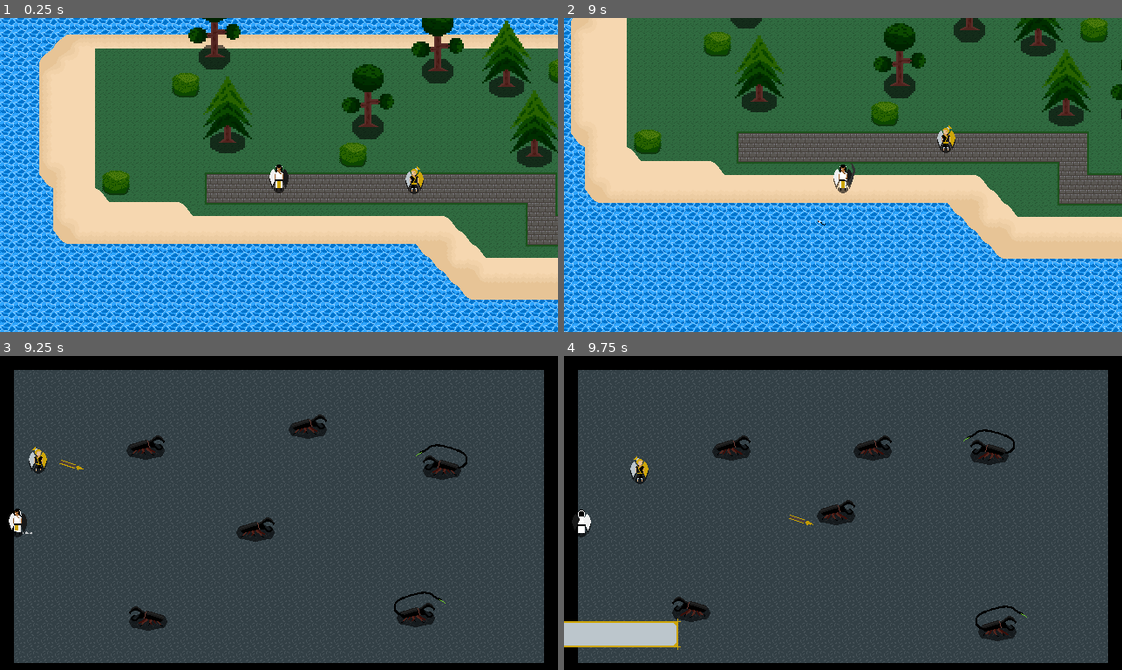
Above: before the commit, frames 1-4 (two rows, left to right).
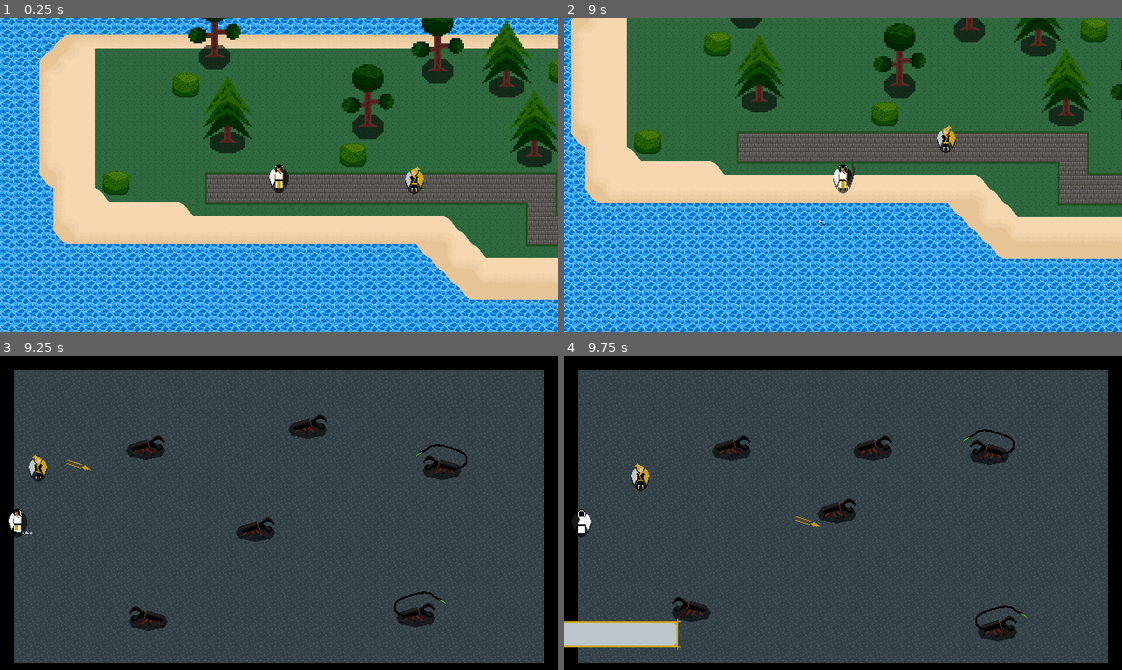
Above: after the commit, the same moments.

Repository: mitchellh5/simple_top_down_game_1.0
Game: Godot game, scene res://world/oblivion.tscn
Two runs of this game, one before a commit and one after it. Both use one fixed random seed, a clock stepped at 60 frames per second and the inputs below.
Inputs (mouse positions are in pixels of both pictures, inside the frame that each line leads up to):
- Up to frame 1 (0.25 s): no input
- Up to frame 2 (9 s): tap Enter at 0.5, 3.5, 6.5 s; move the mouse to (965, 159) at 0.52 s; hold Right (move_right) 0.53-1.28 s; hold E (interact) 0.53-1.28 s; right-click (965, 159) at 0.8 s; move the mouse to (731, 190) at 1.27 s; hold Down (move_down) 1.28-2.03 s; right-click (731, 190) at 1.35 s; tap E (interact) at 1.55, 2.85, 4.55, 6.05, 7.35 s; move the mouse to (898, 105) at 2.02 s; hold Right (move_right) 2.03-2.78 s; hold Space (advance_dialogue) 2.03-2.78 s; right-click (898, 105) at 2.3 s; move the mouse to (815, 237) at 2.77 s; hold Up (move_up) 2.78-3.53 s; move the mouse to (1010, 222) at 3.52 s; press the mouse at (1010, 222) at 3.53 s; hold Left (move_left) 3.53-5.03 s; right-click (1010, 222) at 3.8 s; move the mouse to (675, 127) at 4.27 s; release the mouse at (675, 127) at 4.28 s; right-click (675, 127) at 4.35 s; move the mouse to (870, 175) at 5.02 s; hold Down (move_down) 5.03-5.78 s; hold E (interact) 5.03-5.78 s; right-click (870, 175) at 5.3 s; tap Space (advance_dialogue) at 5.75, 8.75 s; move the mouse to (759, 96) at 5.77 s; hold Right (move_right) 5.78-6.53 s; right-click (759, 96) at 5.85 s; move the mouse to (965, 159) at 6.52 s; hold Up (move_up) 6.53-7.28 s; hold Space (advance_dialogue) 6.53-7.28 s; right-click (965, 159) at 6.8 s; move the mouse to (731, 190) at 7.27 s; hold Right (move_right) 7.28-8.03 s; move the mouse to (898, 105) at 8.02 s; press the mouse at (898, 105) at 8.03 s; hold Down (move_down) 8.03-8.78 s; right-click (898, 105) at 8.3 s; move the mouse to (815, 237) at 8.77 s; release the mouse at (815, 237) at 8.78 s; hold Left (move_left) from 8.78 s (still down); right-click (815, 237) at 8.85 s
- Up to frame 3 (9.25 s): keep holding Left (move_left); tap E (interact) at 9.05 s
- Up to frame 4 (9.75 s): move the mouse to (1010, 560) at 9.52 s; release Left (move_left) at 9.53 s; hold Up (move_up) from 9.53 s (still down); hold E (interact) from 9.53 s (still down)

Frames 1-2 are identical in both runs. In frame 3, 0.3% of the frame differs, in the area x 5-17%, y 28-40%; in frame 4, 0.5%, in the area x 11-53%, y 31-55%.

Commit message:
Scythio's secondary attack functions somewhat, but has an issue with it getting stuck in the walls and becoming irretrievable. Spent hours trying to understand why it happens to Life but not Famine even though their code is essentially the exact same, but can't figure it out for the life of me. This is tomorrow's problem now, even if I may be mad at myself come morning when I remember this.

Diff:
--- a/project.godot
+++ b/project.godot
@@ -32,6 +32,8 @@
 Player=""
 Companion=""
 Arlithons=""
+weapons=""
+walls=""
 
 [input]
 
--- a/scenes/characters/scythio.tscn
+++ b/scenes/characters/scythio.tscn
@@ -1007,10 +1007,6 @@
 [node name="Prim_Atk_Cooldown" type="Timer" parent="."]
 one_shot = true
 
-[node name="Sec_Atk_Cooldown" type="Timer" parent="."]
-wait_time = 5.0
-one_shot = true
-
 [node name="StateMachine" type="Node" parent="." node_paths=PackedStringArray("initial_scythio_state")]
 script = ExtResource("2_baabh")
 initial_scythio_state = NodePath("Idle")
@@ -1054,5 +1050,4 @@
 [connection signal="body_exited" from="SecAtkRange" to="." method="_on_prim_atk_range_body_exited"]
 [connection signal="body_entered" from="InteractionArea" to="." method="_on_interaction_area_body_entered"]
 [connection signal="timeout" from="Prim_Atk_Cooldown" to="StateMachine/PrimaryAttack" method="_on_prim_atk_cooldown_timeout"]
-[connection signal="timeout" from="Sec_Atk_Cooldown" to="StateMachine/PrimaryAttack" method="_on_prim_atk_cooldown_timeout"]
-[connection signal="timeout" from="Sec_Atk_Cooldown" to="StateMachine/SecondaryAttack" method="_on_sec_atk_cooldown_timeout"]
+[connection signal="timeout" from="Prim_Atk_Cooldown" to="StateMachine/SecondaryAttack" method="_on_prim_atk_cooldown_timeout"]
--- a/scenes/weapons/famine.tscn
+++ b/scenes/weapons/famine.tscn
@@ -19,15 +19,14 @@
 texture = ExtResource("1_aid84")
 
 [node name="CollisionShape2D" type="CollisionShape2D" parent="."]
-visible = false
+show_behind_parent = true
 shape = SubResource("RectangleShape2D_xk7xs")
 
 [node name="Area2D" type="Area2D" parent="."]
-visible = false
+show_behind_parent = true
 collision_mask = 3
 
 [node name="CollisionShape2D" type="CollisionShape2D" parent="Area2D"]
-visible = false
 shape = SubResource("RectangleShape2D_akf0a")
 debug_color = Color(0.580655, 0.551752, 3.85046e-07, 0.42)
 
--- a/scenes/weapons/life.tscn
+++ b/scenes/weapons/life.tscn
@@ -4,31 +4,30 @@
 [ext_resource type="Texture2D" uid="uid://cfh3i6q40px05" path="res://assets/alpha/Weapons/Life.png" id="2_ajuuw"]
 
 [sub_resource type="RectangleShape2D" id="RectangleShape2D_4d3il"]
-size = Vector2(11, 5)
+size = Vector2(28, 4)
 
 [sub_resource type="RectangleShape2D" id="RectangleShape2D_ajuuw"]
-size = Vector2(31, 11)
+size = Vector2(30, 6)
 
-[node name="Life" type="CharacterBody2D"]
+[node name="Life" type="CharacterBody2D" groups=["weapons"]]
 script = ExtResource("1_gq7ib")
 
 [node name="Life" type="Sprite2D" parent="."]
 texture = ExtResource("2_ajuuw")
 
 [node name="CollisionShape2D" type="CollisionShape2D" parent="."]
-visible = false
-position = Vector2(9.5, 0)
 shape = SubResource("RectangleShape2D_4d3il")
 
 [node name="Area2D" type="Area2D" parent="."]
 visible = false
 
 [node name="CollisionShape2D" type="CollisionShape2D" parent="Area2D"]
-position = Vector2(0.5, -0.5)
 shape = SubResource("RectangleShape2D_ajuuw")
 debug_color = Color(0.576356, 0.553516, 0, 0.42)
 
 [node name="Timer" type="Timer" parent="."]
+wait_time = 0.5
+one_shot = true
 
 [connection signal="body_entered" from="Area2D" to="." method="_on_area_2d_body_entered"]
 [connection signal="timeout" from="Timer" to="." method="_on_timer_timeout"]
--- a/scripts/characters/scythio.gd
+++ b/scripts/characters/scythio.gd
@@ -149,7 +149,7 @@
 
 func _secondary_atk_cd():
 	sec_atk_cooldown = true
-	await get_tree().create_timer(5).timeout
+	await get_tree().create_timer(0.5).timeout
 	sec_atk_cooldown = false
 
 func _unhandled_input(event: InputEvent) -> void:
--- a/scripts/states/scythio_states/scythio_hunt_arlithons.gd
+++ b/scripts/states/scythio_states/scythio_hunt_arlithons.gd
@@ -77,11 +77,11 @@
 #Handles transitioning between states
 func _on_next_transitions() -> void:
 
-	print(scythio.arlithon_in_sec_atk_range, scythio.target_arlithon.is_alive, scythio.ammo, scythio.arlithon_in_prim_atk_range)
+	#print(scythio.arlithon_in_sec_atk_range, scythio.target_arlithon.is_alive, scythio.ammo, scythio.arlithon_in_prim_atk_range)
 
 	if arlithons.is_empty() || !one_still_lives || scythio.target_arlithon == $"<Freed Object>":
 		transition.emit("FollowPlayer")
-	elif scythio.arlithon_in_sec_atk_range && scythio.target_arlithon.is_alive && scythio.ammo >= 0 && !scythio.arlithon_in_prim_atk_range && !scythio.sec_atk_cooldown:
+	elif scythio.arlithon_in_sec_atk_range && scythio.target_arlithon.is_alive && scythio.ammo > 0 && !scythio.arlithon_in_prim_atk_range && !scythio.sec_atk_cooldown:
 		transition.emit("SecondaryAttack")
 	elif scythio.arlithon_in_prim_atk_range && scythio.target_arlithon.is_alive:
 		transition.emit("PrimaryAttack")
--- a/scripts/states/scythio_states/scythio_prim_atk.gd
+++ b/scripts/states/scythio_states/scythio_prim_atk.gd
@@ -1,4 +1,4 @@
-#ScythioState
+#PrimaryAttack
 extends ScythioState
 
 @export var scythio : PlayerScythio
--- a/scripts/states/scythio_states/scythio_sec_atk.gd
+++ b/scripts/states/scythio_states/scythio_sec_atk.gd
@@ -1,4 +1,4 @@
-#MynraSecondaryAttack
+#SecondaryAttack
 extends ScythioState
 
 @export var scythio: PlayerScythio
@@ -89,6 +89,7 @@
 
 func secondary_attack_companion():
 	#print("Scythio prepares an attack")
+	print(is_animating, scythio.target_arlithon.is_alive, atk_on_cooldown, scythio.arlithon_in_sec_atk_range, scythio.ammo)
 	if !is_animating && scythio.target_arlithon.is_alive && !atk_on_cooldown && scythio.arlithon_in_sec_atk_range && scythio.ammo > 0:
 		print("Scythio has an attack locked on")
 		is_animating = true
@@ -118,7 +119,7 @@
 
 			# Instantiate and throw Famine
 			var life = scythio.LIFE_PATH.instantiate()
-			life.aim_famine(scythio.global_position, scythio.global_position + throw_direction * 100)  # Apply direction
+			life.aim_life(scythio.global_position, scythio.global_position + throw_direction * 100)  # Apply direction
 			get_parent().add_child(life)
 
 			# Update ammo and manage collectability
@@ -149,7 +150,7 @@
 			await get_tree().create_timer(0.05).timeout
 			scythio.collectable = true
 
-func _on_sec_atk_cooldown_timeout() -> void:
+func _on_prim_atk_cooldown_timeout() -> void:
 	atk_on_cooldown = false
 
 #Handles transitioning between states
--- a/scripts/weapons/famine.gd
+++ b/scripts/weapons/famine.gd
@@ -64,6 +64,7 @@
 	#When Famine hits an arlithon, it signals to the arlithon to take
 	#damage, then begins to return to Mynra if it's collectable
 	elif body.has_method("take_damage"):
+		print("Hit an arlithon")
 		body.take_damage()
 
 		#Famine makes sure that it is collectable before returning to Mynra. If it isn't,
--- a/scripts/weapons/life.gd
+++ b/scripts/weapons/life.gd
@@ -1,75 +1,93 @@
 #Life
 extends CharacterBody2D
 
-const SPEED = 600 #Speed at which Famine travels
-const RANGE = 300 #Range of Famine (before it begins to return to Mynra)
+const SPEED = 600 #Speed at which Life travels
+const RANGE = 300 #Range of Life (before it begins to return to Scythio)
 
 #Gets the character and arlithon nodes on start up to use for collision checking
 @onready var character = get_tree().current_scene.find_child("PlayerScythio")
 @onready var arlithon = get_tree().get_first_node_in_group("Arlithons")
 
-#Variables used to make sure Famine is thrown the direction that Mynra
+#Variables used to make sure Life is thrown the direction that Scythio
 #is facing ("rot" and "dir") and from where she is in the scene ("pos")
 var dir: Vector2
 
-var collectable: bool = false 	#Makes sure it's collection status remains synced with Mynra's to avoid issues of duplication or entirely deleting Famine from the scene
-var distance_travelled = 0		#Tracks how far Famine has traveled from Mynra
+var collectable: bool = false 	#Makes sure it's collection status remains synced with Scythio's to avoid issues of duplication or entirely deleting Life from the scene
+var distance_travelled = 0		#Tracks how far Life has traveled from Scythio
+var returning: bool = false		#Tells Life when it is time to start returning to Scythio
 
-#Runs at start up (when Famine is thrown by Mynra)
+#Runs at start up (when Life is thrown by Scythio)
 func _ready():
-	#Starts timer (0.05s) to track when it is okay to return to Mynra
+	#Starts timer (0.05s) to track when it is okay to return to Scythio
 	$Timer.start()
-	collectable = false
 
-func aim_famine(position, target_pos):
+func aim_life(position, target_pos):
 	global_position = position
 	dir = (target_pos - position).normalized()
 	rotation_degrees = rad_to_deg(position.angle_to_point(target_pos))
 
-#Runs every frame (after being thrown by Mynra)
+#Runs every frame (after being thrown by Scythio)
 func _physics_process(delta: float) -> void:
 
-	#Tracks how far Famine has traveled in reference to its range
-	#and begins returning to Mynra once it has surpassed its range
+	#Tracks how far Life has traveled in reference to its range
+	#and begins returning to Scythio once it has surpassed its range
 	distance_travelled += SPEED * delta
 	if distance_travelled > RANGE:
-		pass
+		#print("Maximum distance traveled.")
+		returning = true
 
-	#As long as Famine hasn't exceeded its range, it will continue
+	#As long as Life hasn't exceeded its range, it will continue
 	#to travel across the scene in the direction it was thrown
-	if distance_travelled <= RANGE:
+	if returning == false:
 		position += dir * SPEED * delta
 		move_and_slide()
 	else:
-		return_to_mynra()
+		return_to_scythio()	#Runs the "return_to_Scythio()" function once Life has exceeded its range of attack
 
-#Once the timer (0.05s) has ended, it marks Famine as "collectable"
-func _on_timer_timeout() -> void:
+#Once the timer (0.05s) has ended, it marks Life as "collectable"
+func _on_timer_timeout():
 	collectable = true
-	#print("Famine is now collectable!")
+	#print("Life is now collectable!")
 
-func _on_area_2d_body_entered(body: Node2D) -> void:
+#Checks collisions Life has with characters, enemies, and walls
+func _on_area_2d_body_entered(body):
 
-	#When famine collides with Mynra, as long as it is marked as collectable
-	#It frees itself from the queue and signals to Mynra that it has been collected
-	#print("Attempted to be collected")
-	print(collectable)
-	print(character)
-	if collectable:
-		print("Famine has returned to Mynra")
+	#When Life collides with Scythio, as long as it is marked as collectable
+	#It frees itself from the queue and signals to Scythio that it has been collected
+	if body == character && collectable == true:
+		#print("Life has returned to Scythio")
 		queue_free()
-		print("Life has returned to Scythio")
+		if body.has_method("collect_life"):
+			body.collect_life()
 
-	#When Famine hits an arlithon, it signals to the arlithon to take
-	#damage, then begins to return to Mynra if it's collectable
+	#When Life hits an arlithon, it signals to the arlithon to take
+	#damage, then begins to return to Scythio if it's collectable
 	elif body.has_method("take_damage"):
 		body.take_damage()
 
+		#Life makes sure that it is collectable before returning to Scythio. If it isn't,
+		#it waits for 0.07s, then returns to Scythio since by then it will be collectable.
+		#This exists to avoid issues in cases where the player is throwing Life at an
+		#arlithon or wall at point-blank range
+		if collectable == true:
+			returning = true
+		else:
+			await get_tree().create_timer(0.07).timeout
+			returning = true
+
 	elif body.is_in_group("walls"):
-		pass
+		print("Hit a wall")
+		if collectable == true:
+			velocity = Vector2.ZERO
 
-#This function is used to have Famine track back towards Mynra for collection
-func return_to_mynra():
+			returning = true
+		else:
+			velocity = Vector2.ZERO
+			await get_tree().create_timer(0.07).timeout
+			returning = true
+
+#This function is used to have Life track back towards Scythio for collection
+func return_to_scythio():
 	var direction = global_position.direction_to(character.global_position)
 	velocity = direction * SPEED
 	move_and_slide()
--- a/world/rath's subhive/rath's_subhive_1.tscn
+++ b/world/rath's subhive/rath's_subhive_1.tscn
@@ -403,7 +403,7 @@
 tile_map_data = PackedByteArray("AAAAAAAAAAAKAAEAAAAAAAEAAAAKAAEAAAAAAAIAAAAKAAEAAAAAAAMAAAAKAAEAAAAAAAQAAAAKAAEAAAAAAA …(16720 unchanged characters)…
 tile_set = SubResource("TileSet_ls5dj")
 
-[node name="The Pits" type="TileMapLayer" parent="TheFirstHiveTileMap"]
+[node name="The Pits" type="TileMapLayer" parent="TheFirstHiveTileMap" groups=["walls"]]
 tile_map_data = PackedByteArray("AAAAAAAAAAAJAAIAAAABAAAAAAAJAAIAAAACAAAAAAAJAAIAAAADAAAAAAAJAAIAAAAEAAAAAAAJAAIAAAAFAA …(1872 unchanged characters)…
 tile_set = SubResource("TileSet_3lqn2")
 
